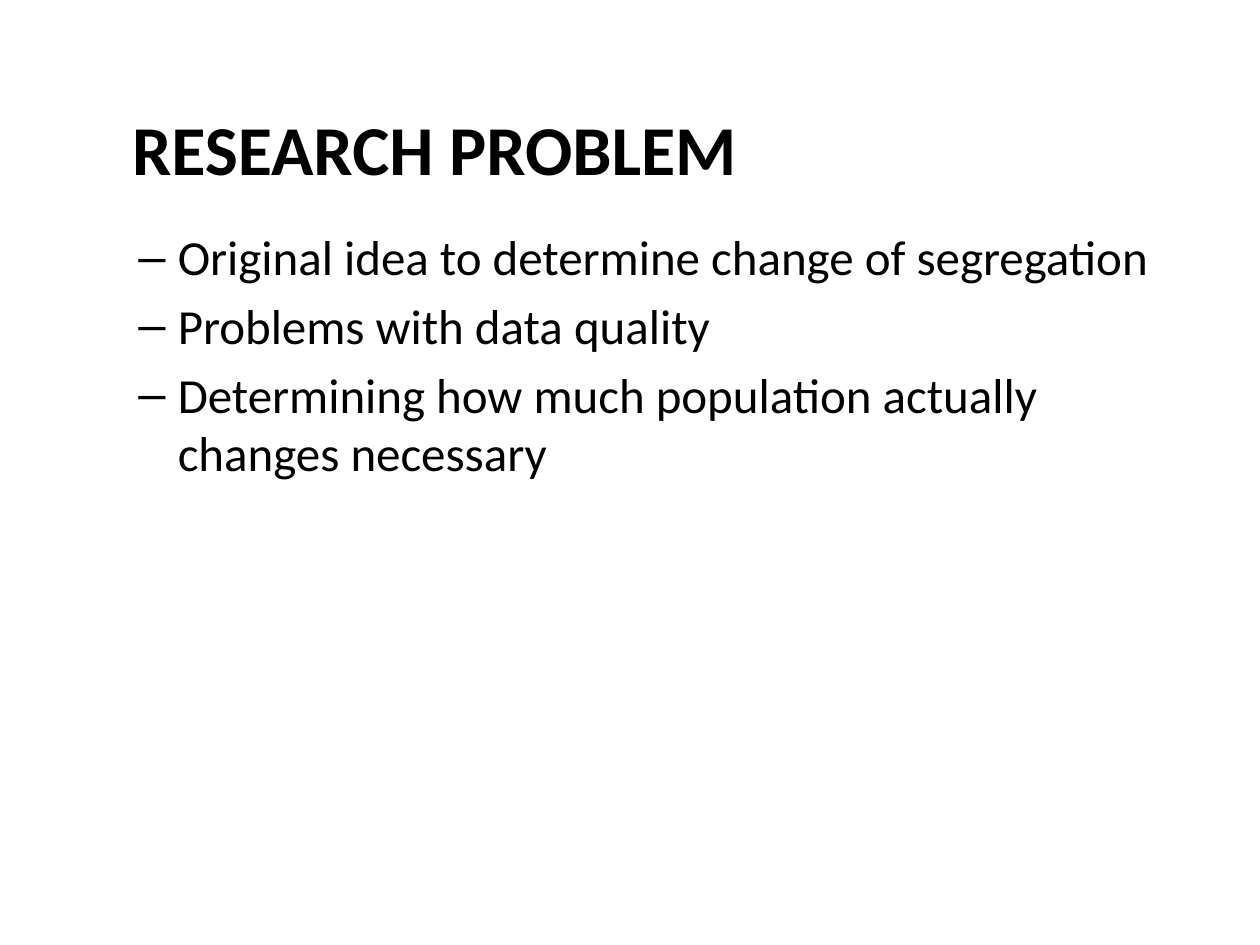
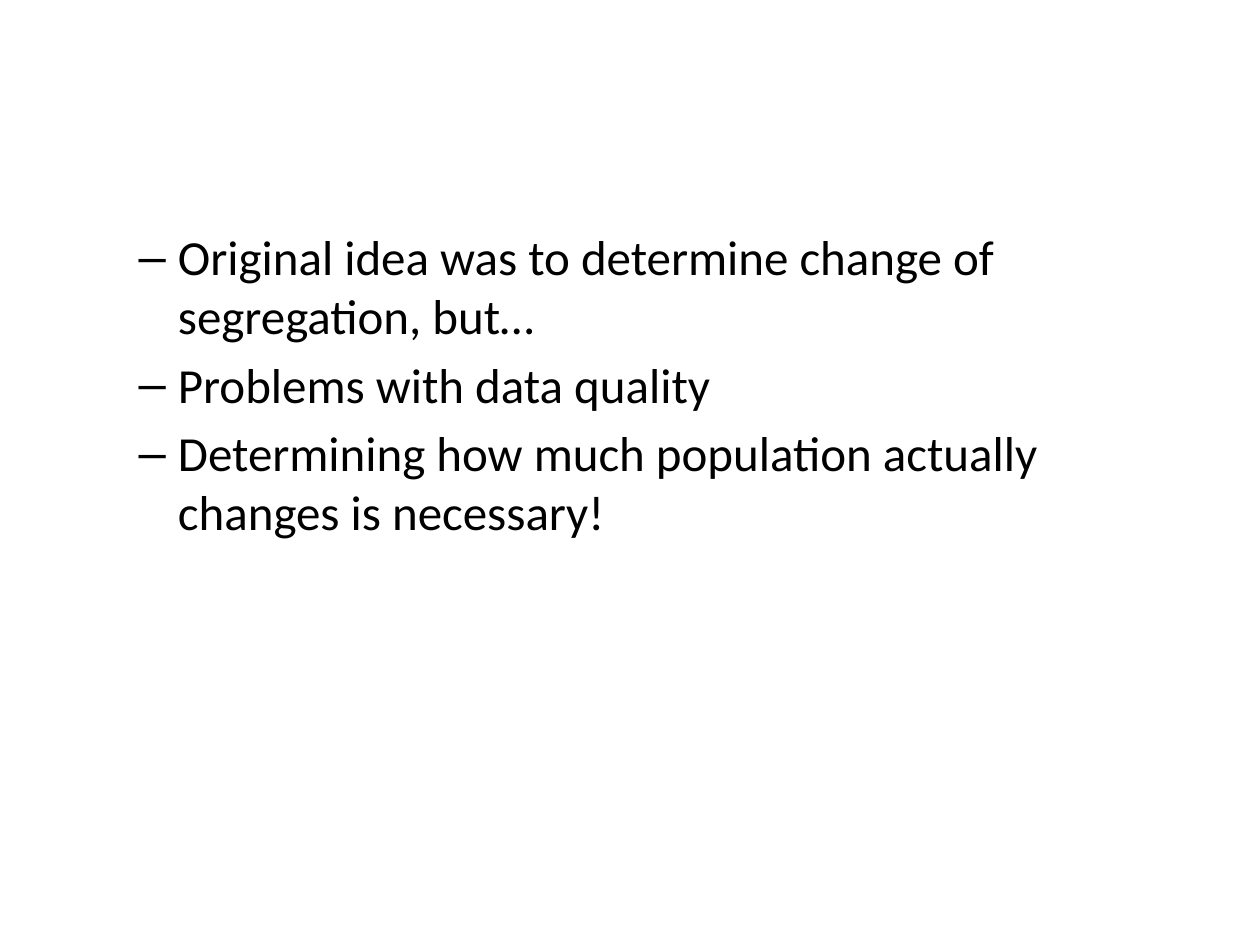
Before and after one commit to AnttiHaerkoenen/vyborg_orthodox, a slide deck: slide 6 of article/slides/slides-seminar-2021.pptx (slide 4 before the commit). Drawn at 1260x945 pixels with LibreOffice and Linux fonts; fonts in the diff are those of the drawing. Boxes give left, top, right and bottom in pixels: in the first picture for what was removed or moved away, otherwise in the second. Text is boxed around its words. In the diff, an @@ line names an element or a change of style, - is before the commit and + after.

Commit message:
slides final

```diff
--- a/article/slides/slides-seminar-2021.pptx
+++ b/article/slides/slides-seminar-2021.pptx
@@ text removed at (132, 129, 736, 176) @@
-RESEARCH PROBLEM
@@ text at (178, 241, 994, 343): text changed @@
-  – Original idea to determine change of segregation
+  – Original idea was to determine change of segregation, but…
@@ text at (178, 437, 1037, 539): text changed @@
-  – Determining how much population actually changes necessary
+  – Determining how much population actually changes is necessary!
```
Also in this commit, not shown: 9 other slides changed, 17 slides added, 1 slide removed, 2 other files.
